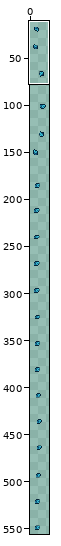
Two states of a sprite sheet, Items/Accessories/Magic_Glove_HandsOn.png. The picture above shows the old version from afar; the outline marks the close-up.
Close-up. First the earlier version:
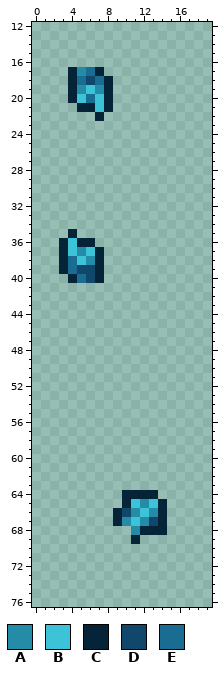
The file is 40x1120 pixels, drawn in blocks of 2x2; one block is one cell here. Shown: x 0..19, y 12..76. The wide view leaves out empty margins. The commit also changed other parts of the picture, which this record leaves out.
Palette (. is transparent): A #248ca6  B #3dc3d7  C #052438  D #11476b  E #196d92
Pixels before, first column x 3:
17 .CAEC.......
18 .CEDEC......
19 .CABAC......
20 .CBEBC......
21 ..CCBC......
22 ....C.......
23 ............
24 ............
25 ............
26 ............
27 ............
28 ............
29 ............
30 ............
31 ............
32 ............
33 ............
34 ............
35 .C..........
36 CBCC........
37 CBABC.......
38 CEBAC.......
39 CEDDC.......
40 .CEDC.......
41 ............
42 ............
43 ............
44 ............
45 ............
46 ............
47 ............
48 ............
49 ............
50 ............
51 ............
52 ............
53 ............
54 ............
55 ............
56 ............
57 ............
58 ............
59 ............
60 ............
61 ............
62 ............
63 ............
64 .......CCCC.
65 .......CBABC
66 ......CDABAC
67 ......CABADC
68 ........ACCC
69 ........C...
The same view after the edit:
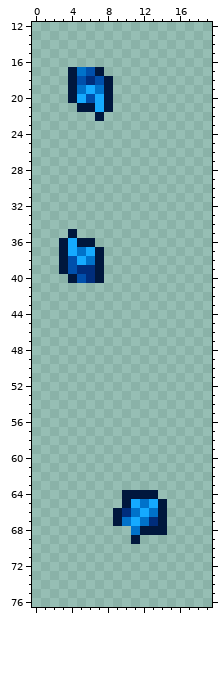
Edits made:
colour A: #248ca6 -> #0072ca
colour B: #3dc3d7 -> #15aaff
colour C: #052438 -> #00173d
colour D: #11476b -> #002d7c
colour E: #196d92 -> #004fab
Pixel boxes of the changes (left, top, right, bottom) in both close-ups:
changed: (68, 67, 113, 121)
changed: (59, 229, 104, 283)
changed: (113, 490, 167, 544)
